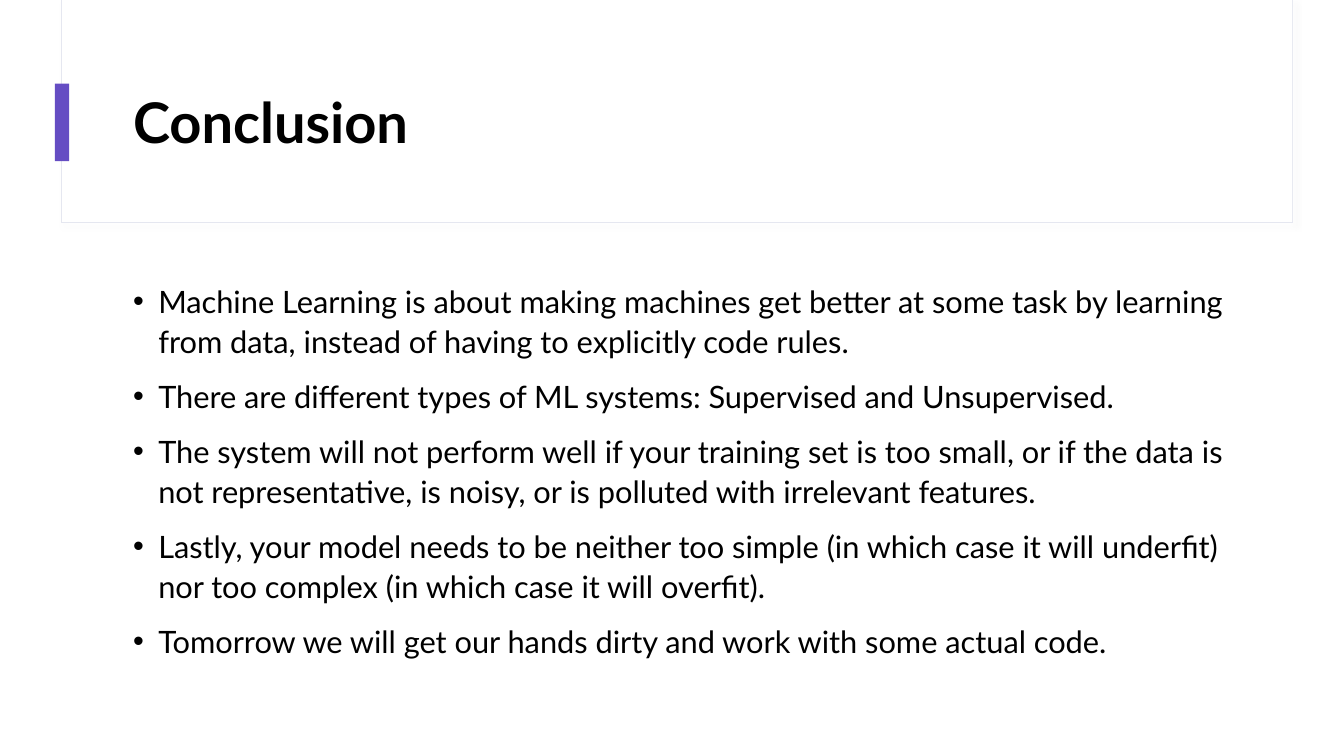
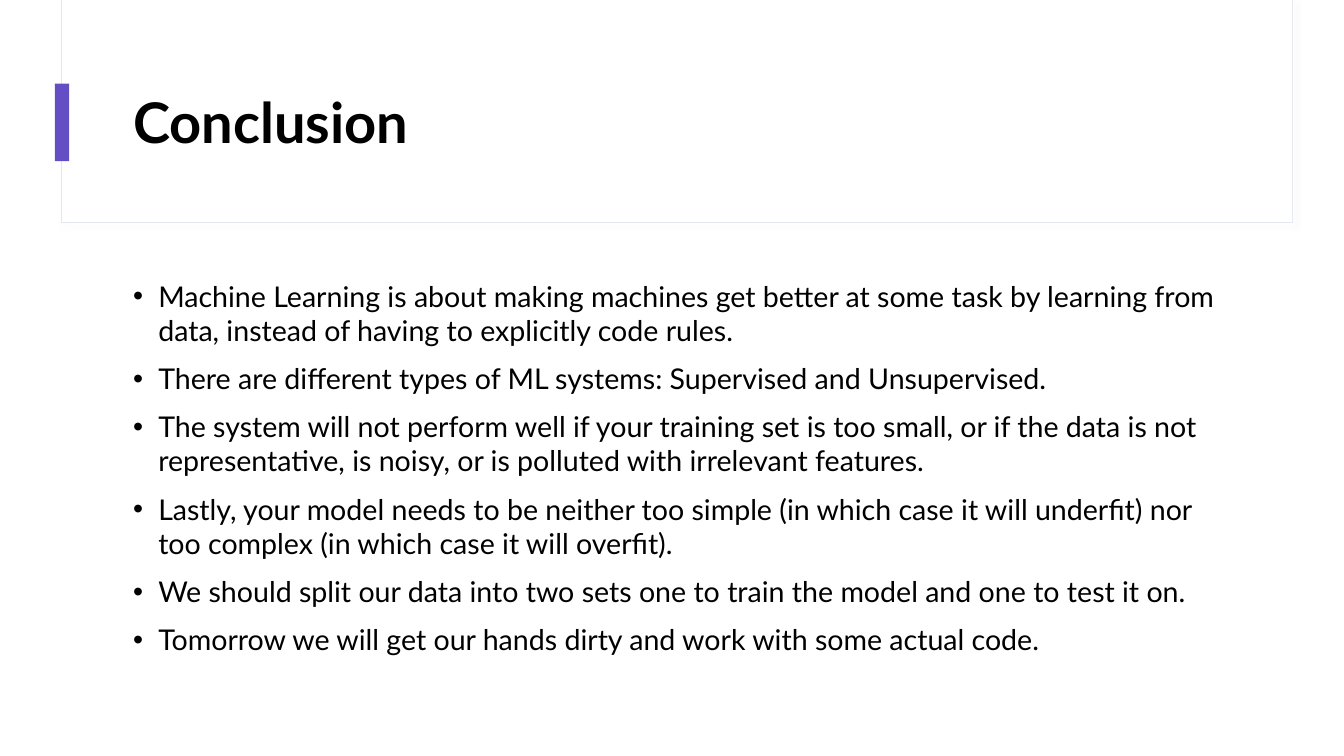
Before and after one commit to Aryagm/ML_Workshop, a slide deck: slide 31 of Day 1/Introduction to Machine Learning.pptx (slide 28 before the commit). Drawn at 1344x756 pixels with LibreOffice and Linux fonts; fonts in the diff are those of the drawing. Boxes give left, top, right and bottom in pixels: in the first picture for what was removed or moved away, otherwise in the second. Text is boxed around its words. In the diff, an @@ line names an element or a change of style, - is before the commit and + after.

Commit message:
Added powerpoint and made day 3 file

```diff
--- a/Day 1/Introduction to Machine Learning.pptx
+++ b/Day 1/Introduction to Machine Learning.pptx
@@ text at (158,286,1213,656): size 22 to 20.4 pt in "Machine Learning is about making machines get ...", "There are different types of ML systems: ...", "The system will not perform well if ...", "Lastly, your model needs to be neither ..." and 1 more places; line spacing 1.1 to 1 @@
@@ text at (158,581,1186,607): paragraph added @@
+• We should split our data into two sets one to train the model and one to test it on.
```
Also in this commit, not shown: 3 slides added, 1 other file.
